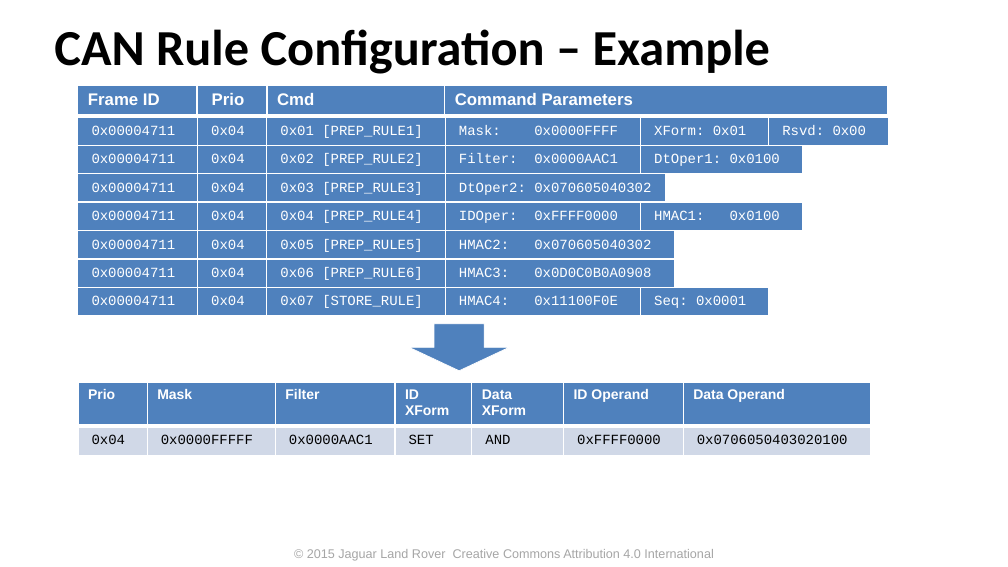
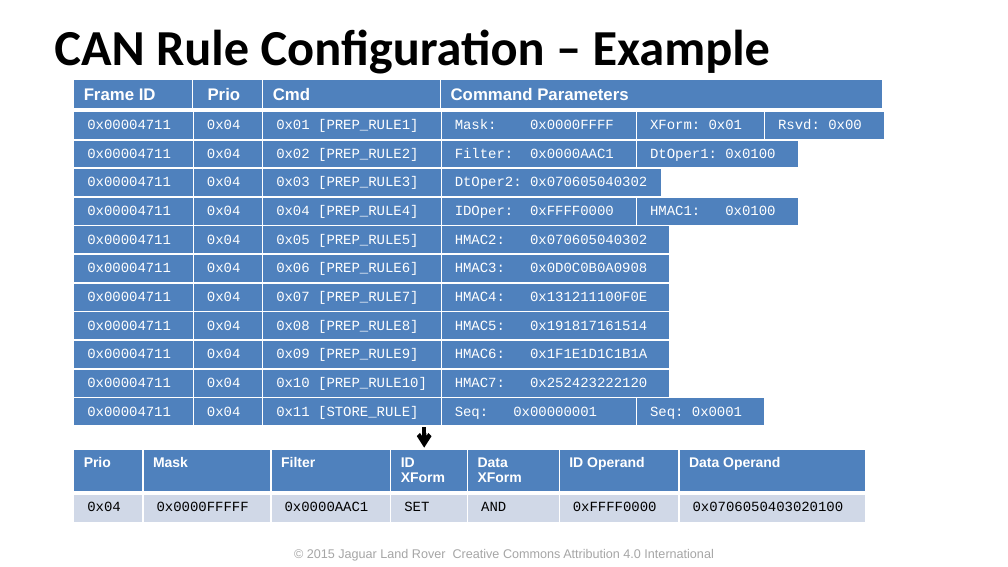
Before and after one commit to PDXostc/canfw, a slide deck: slide 21 of doc/CAN Firewall.pptx (slide 17 before the commit). Drawn at 1008x567 pixels with LibreOffice and Linux fonts; fonts in the diff are those of the drawing; background and template pictures are left out. Boxes give left, top, right and bottom in pixels: in the first picture for what was removed or moved away, otherwise in the second. Text is boxed around its words. In the diff, an @@ line names an element or a change of style, - is before the commit and + after.

Commit message:
Modified with HMAC-SHA256 signature

```diff
--- a/doc/CAN Firewall.pptx
+++ b/doc/CAN Firewall.pptx
@@ 7 tables: place and size @@
-7 tables at (78, 86, 889, 288)
+7 tables at (74, 80, 885, 284)
@@ table added at (74, 283, 670, 312), 1 rows, 4 columns @@
+0x00004711 | 0x04 | 0x07 [PREP_RULE7] | HMAC4: 0x131211100F0E
@@ table added at (74, 311, 670, 341), 1 rows, 4 columns @@
+0x00004711 | 0x04 | 0x08 [PREP_RULE8] | HMAC5: 0x191817161514
@@ down arrow removed at (409, 324, 509, 371) @@
@@ table added at (74, 341, 670, 370), 1 rows, 4 columns @@
+0x00004711 | 0x04 | 0x09 [PREP_RULE9] | HMAC6: 0x1F1E1D1C1B1A
@@ table added at (74, 369, 670, 398), 1 rows, 4 columns @@
+0x00004711 | 0x04 | 0x10 [PREP_RULE10] | HMAC7: 0x252423222120
@@ table at (74, 398, 765, 427) @@
-row 1, column 3: 0x07 [STORE_RULE]
+row 1, column 3: 0x11 [STORE_RULE]
-row 1, column 4: HMAC4: 0x11100F0E
+row 1, column 4: Seq: 0x00000001
@@ table: place and size @@
-table at (78, 287, 769, 317)
+table at (74, 398, 765, 427)
@@ arrow added from (424, 427) to (424, 448), #000000 3 pt @@
@@ table: place and size @@
-table at (78, 382, 870, 448)
+table at (74, 450, 866, 515)
```
Also in this commit, not shown: 6 other slides changed, 4 slides added, 1 other file.
